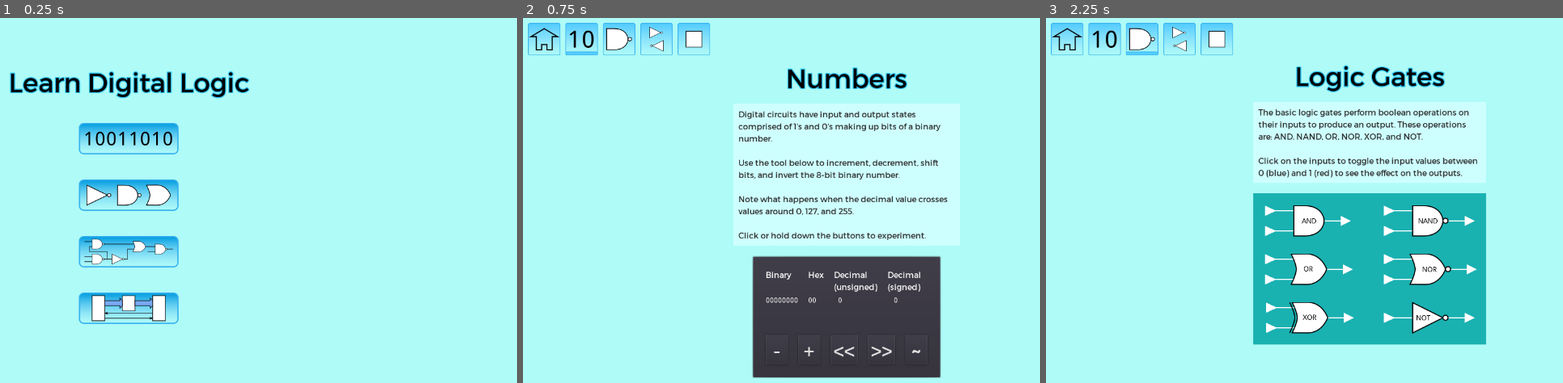
Above: before the commit, frames 1-3 (left to right).
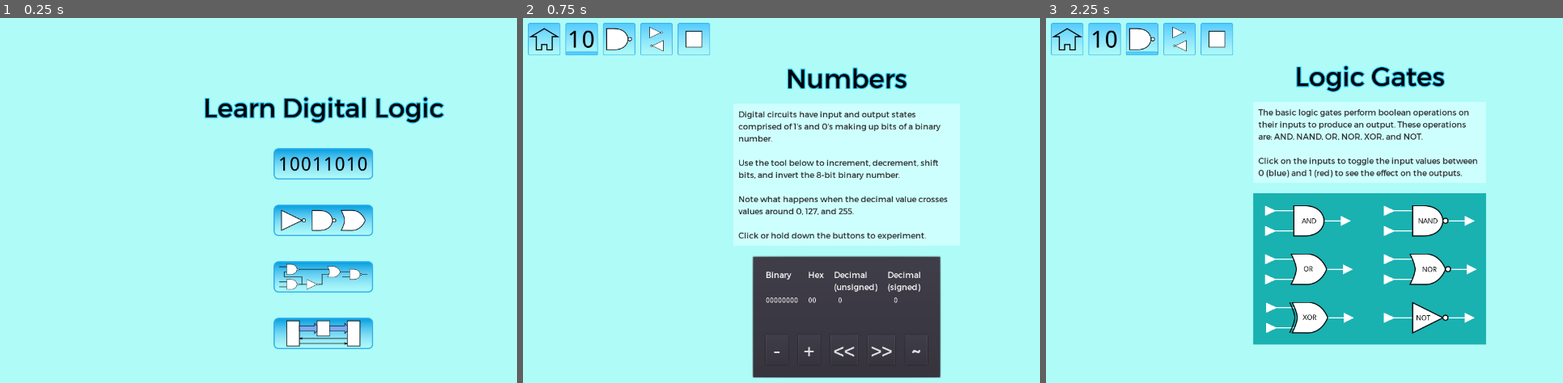
Above: after the commit, the same moments.

Repository: andrew-wilkes/digital-logic
Game: Godot game, scene res://Main.tscn
The game is run twice, just before and just after one commit, with the same random seed, the same clock (stepped at 60 frames per second) and the same inputs.
Inputs (mouse positions are in pixels of both pictures, inside the frame that each line leads up to; where the layout moved, square brackets give the same spot in the first picture):
- Up to frame 1 (0.25 s): no input
- Up to frame 2 (0.75 s): click (848, 164) [652, 138] at 0.5 s
- Up to frame 3 (2.25 s): click (1066, 39) at 1.25 s; click (1371, 218) [1175, 196] at 2 s

The runs differ from the first frame. In frame 1, 14% of the frame differs, in the area x 1-86%, y 14-91%; in frame 2, nothing differs; in frame 3, nothing differs.

Commit message:
Correct centering of home scene

Diff:
--- a/game/Main.tscn
+++ b/game/Main.tscn
@@ -14,10 +14,6 @@
 [node name="Main" type="CenterContainer"]
 anchor_right = 1.0
 anchor_bottom = 1.0
-margin_left = -384.774
-margin_top = -49.5311
-margin_right = -384.774
-margin_bottom = -49.531
 script = ExtResource( 1 )
 __meta__ = {
 "_edit_use_anchors_": false
